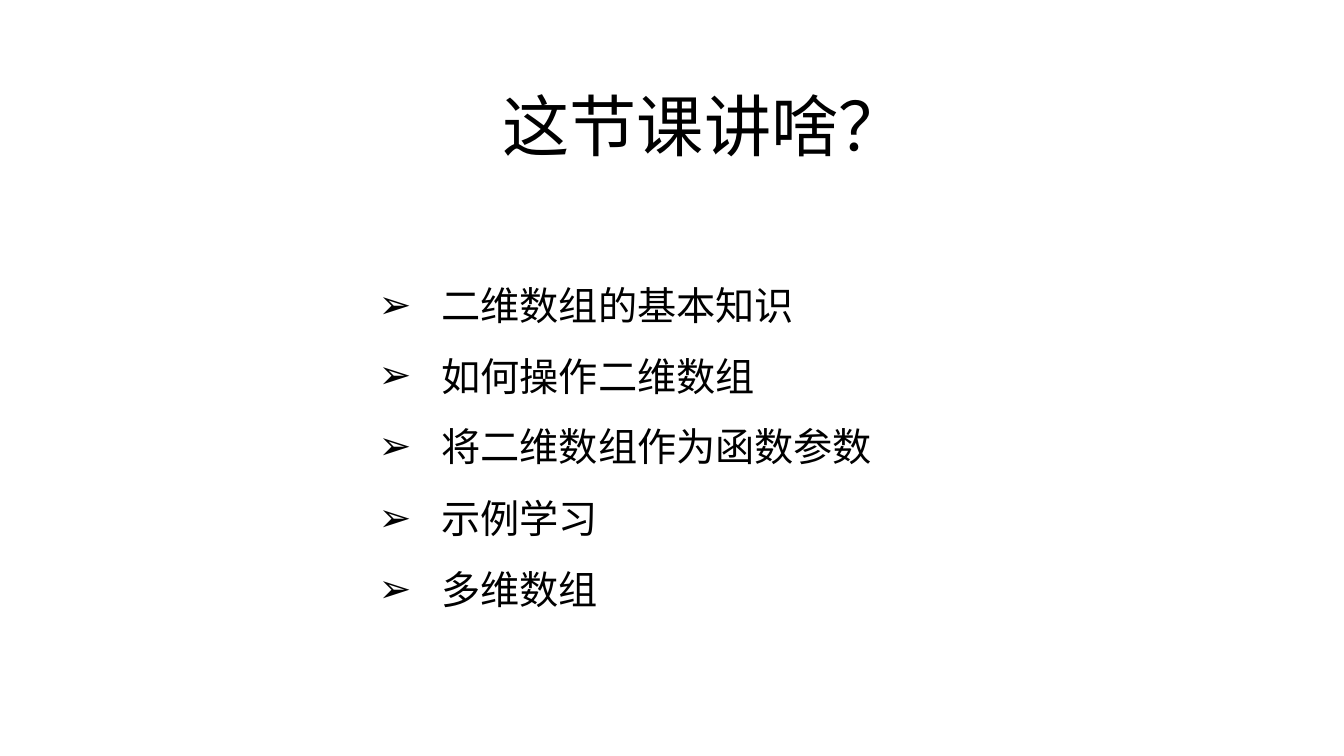
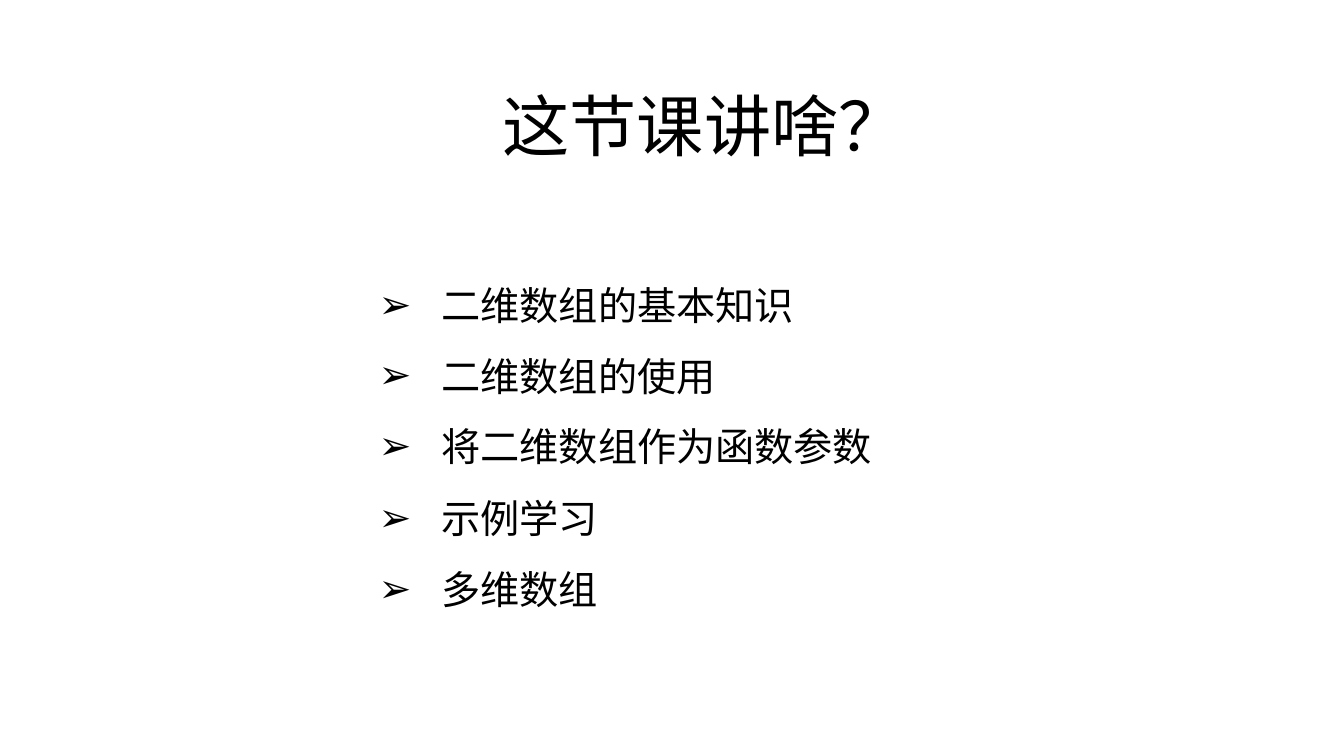
Before and after one commit to zjyesir/hmc_java_1, a slide deck: slide 2 of ppt/8. 二维数组.pptx. Drawn at 1344x756 pixels with LibreOffice and Linux fonts; fonts in the diff are those of the drawing; background and template pictures are left out. Boxes give left, top, right and bottom in pixels: in the first picture for what was removed or moved away, otherwise in the second. Text is boxed around its words. In the diff, an @@ line names an element or a change of style, - is before the commit and + after.

Commit message:
二维数组 ppt完成

```diff
--- a/ppt/8. 二维数组.pptx
+++ b/ppt/8. 二维数组.pptx
@@ text at (x1=442, y1=358, x2=716, y2=395): text changed @@
-➢ 如何操作二维数组
+➢ 二维数组的使用
```
Also in this commit, not shown: 10 slides added, 9 slides removed, 2 other files.
